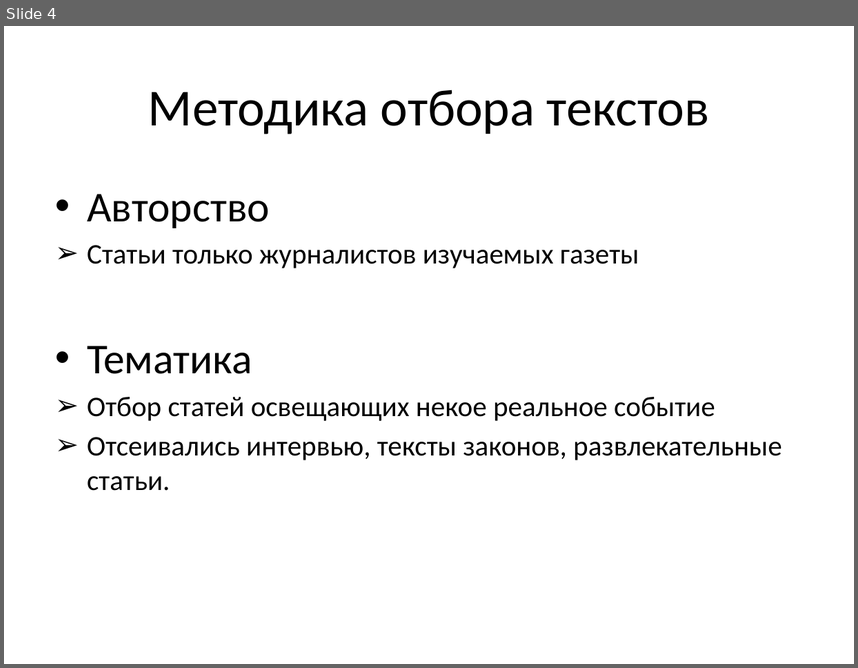
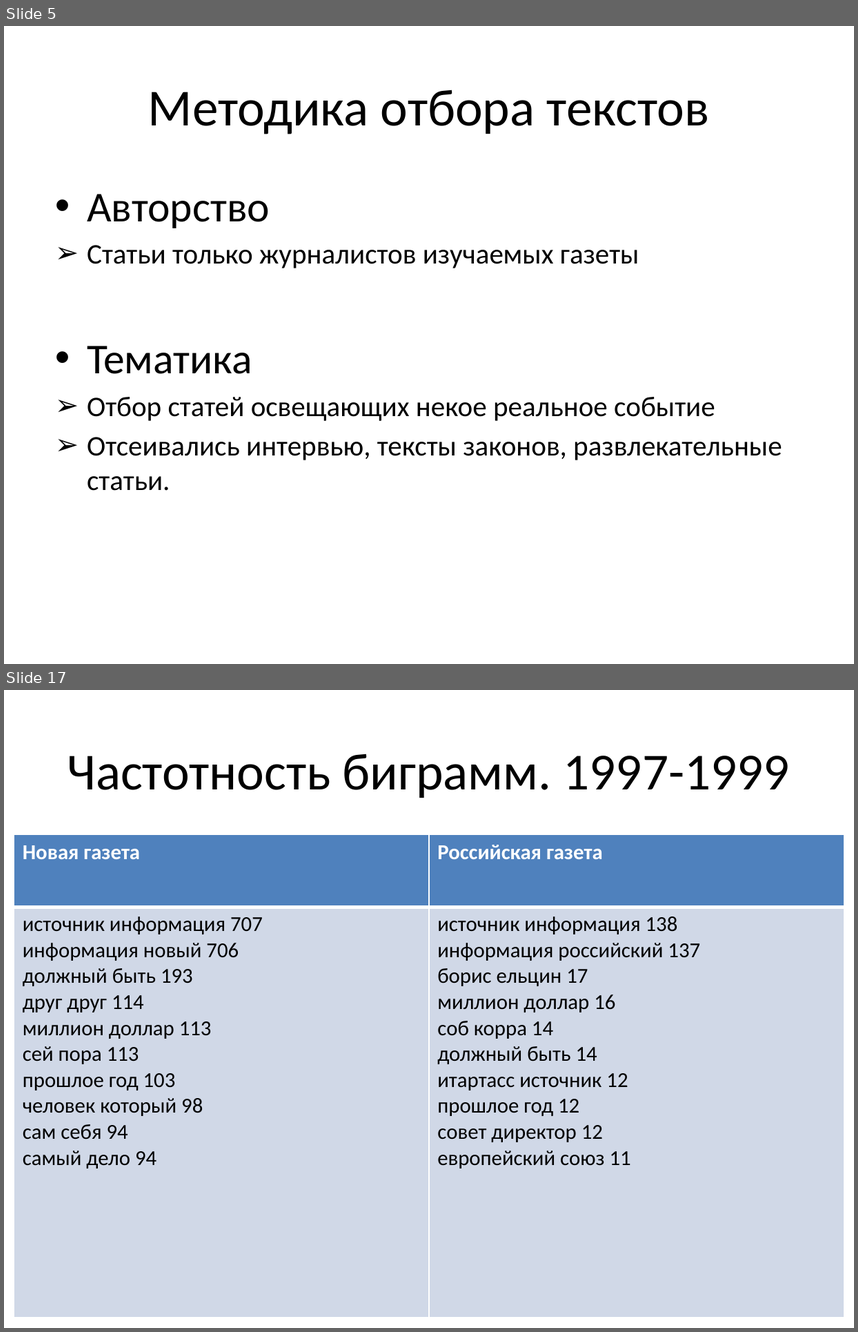
Before and after one commit to arassadin/hse_ling, a slide deck: ng_rg_presentation.pptx. Shown one above the other, each under a label of ours: slide 4 before the commit, slides 5 and 17 after it; the slides between them are not shown. The pictures are 858x668 and 858x1332 pixels, drawn with LibreOffice and Linux fonts; fonts in the diff are those of the drawing. Boxes give left, top, right and bottom in pixels: in the first picture for what was removed or moved away, otherwise in the second. Text is boxed around its words. In the diff, an @@ line names an element or a change of style, - is before the commit and + after.

```diff
--- a/ng_rg_presentation.pptx
+++ b/ng_rg_presentation.pptx
@@ slide 17 added at (4,690,854,1328), background #FFFFFF @@
@@ title added at (67,753,790,798), 44 pt, text #000000 @@
+Частотность биграмм. 1997-1999
@@ table added at (14,834,844,1317), 2 rows, 2 columns @@
+Новая газета | Российская газета
+источник информация 707 / информация новый 706 / должный быть 193 / друг друг 114 / миллион доллар 113 / сей пора 113 / прошлое год 103 / человек который 98 / сам себя 94 / самый дело 94 | источник информация 138 / информация российский 137 / борис ельцин 17 / миллион доллар 16 / соб корра 14 / должный быть 14 / итартасс источник 12 / прошлое год 12 / совет директор 12 / европейский союз 11
@@ what was slide 4 is now slide 5 @@
```
Also in this commit, not shown: 9 slides changed, 18 other slides added, 1 slide removed.
